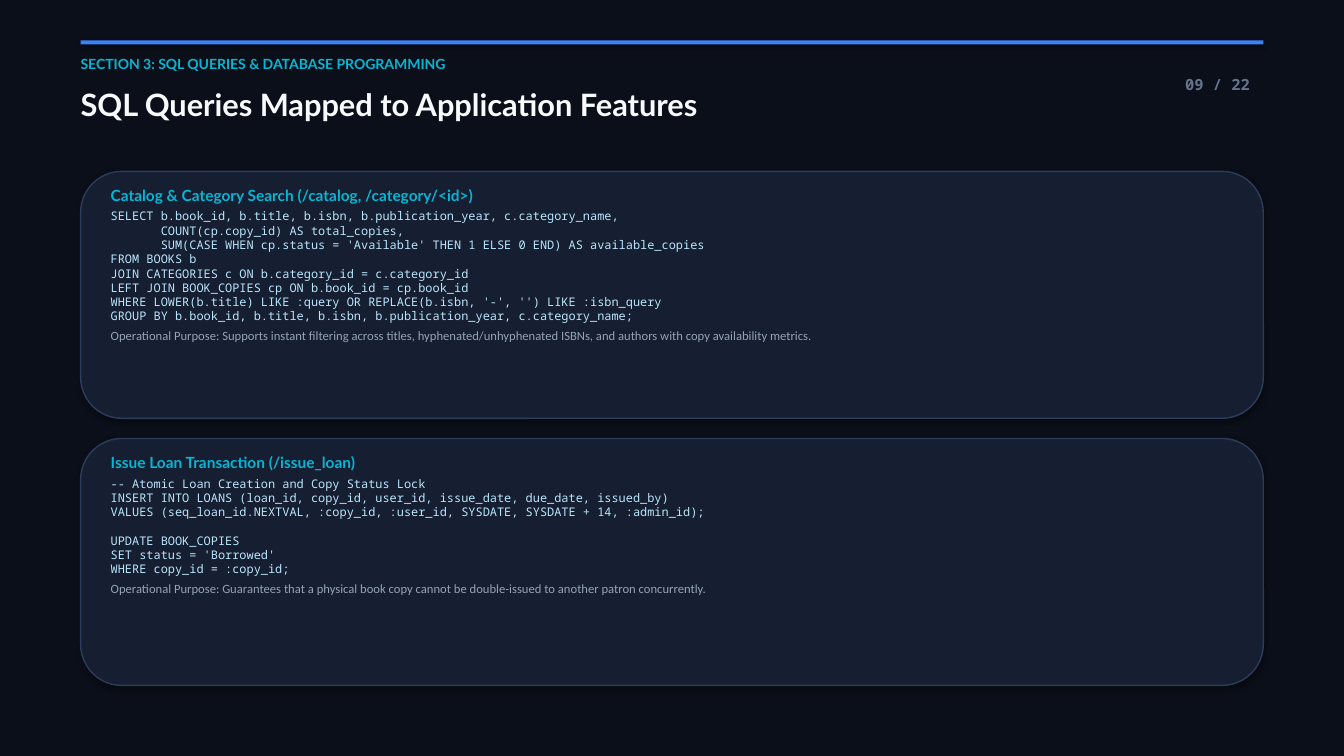
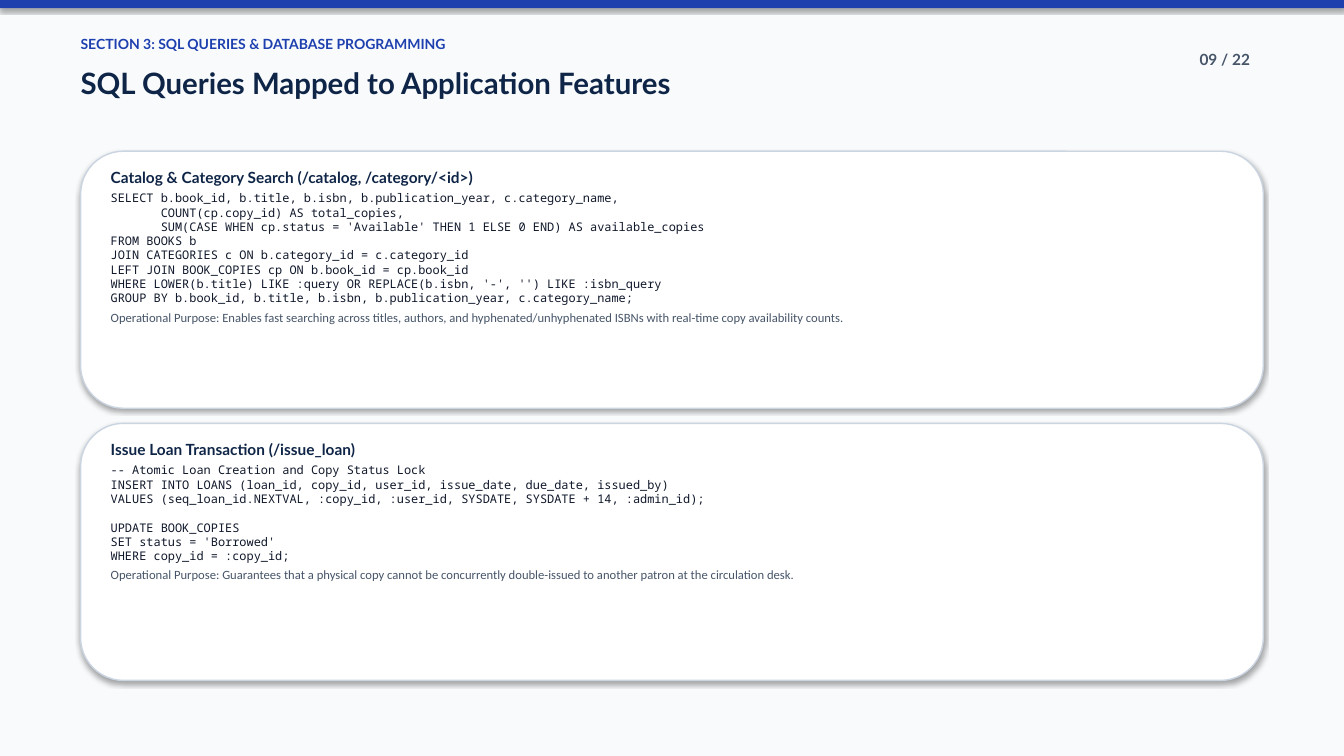
Before and after one commit to Karthi16-png/LIBRARAY-MANAGEMENT-SYSTEM, a slide deck: slide 9 of VITCC_Library_Management_System_Presentation.pptx. Drawn at 1344x756 pixels with LibreOffice and Linux fonts; fonts in the diff are those of the drawing. Boxes give left, top, right and bottom in pixels: in the first picture for what was removed or moved away, otherwise in the second. Text is boxed around its words. In the diff, an @@ line names an element or a change of style, - is before the commit and + after.

Commit message:
style: redesign presentation with clean professional college student academic styling

```diff
--- a/VITCC_Library_Management_System_Presentation.pptx
+++ b/VITCC_Library_Management_System_Presentation.pptx
@@ rectangle at bbox=[0, 0, 1344, 756]: fill #0B0F19 to #F8FAFC @@
@@ rectangle: place and size @@
-rectangle at bbox=[81, 40, 1263, 44]
+rectangle at bbox=[0, 0, 1344, 8]
@@ rectangle at bbox=[0, 0, 1344, 8]: fill #3B82F6 to #1E40AF @@
@@ text "SECTION 3: SQL QUERIES & ...": place and size @@
-text "SECTION 3: SQL QUERIES & ..." at bbox=[81, 59, 446, 71]
+text "SECTION 3: SQL QUERIES & ..." at bbox=[81, 38, 446, 51]
@@ text "SECTION 3: SQL QUERIES & ..." at bbox=[81, 38, 446, 51]: text colour #06B6D4 to #1E40AF @@
@@ text "09 / 22": place and size @@
-text "09 / 22" at bbox=[1185, 79, 1250, 90]
+text "09 / 22" at bbox=[1200, 53, 1250, 65]
@@ text "09 / 22" at bbox=[1200, 53, 1250, 65]: font Noto Sans Mono to Lato, text colour #64748B to #475569 @@
@@ text "SQL Queries Mapped to Application ...": place and size @@
-text "SQL Queries Mapped to Application ..." at bbox=[81, 93, 698, 121]
+text "SQL Queries Mapped to Application ..." at bbox=[81, 72, 670, 99]
@@ text "SQL Queries Mapped to Application ..." at bbox=[81, 72, 670, 99]: size 22 to 21 pt, text colour #F8FAFC to #0F2547 @@
@@ rounded rectangle at bbox=[81, 151, 1263, 408]: fill #161E31 to #FFFFFF; outline #2D3C5A 1 pt to #CBD5E1 1 pt @@
@@ rounded rectangle: place and size @@
-rounded rectangle at bbox=[81, 171, 1263, 418]
+rounded rectangle at bbox=[81, 151, 1263, 408]
@@ text "Catalog & Category Search (/catalog, ...": place and size @@
-text "Catalog & Category Search (/catalog, ..." at bbox=[111, 189, 811, 342]
+text "Catalog & Category Search (/catalog, ..." at bbox=[111, 171, 843, 324]
@@ text at bbox=[111, 171, 704, 305]: text colour #06B6D4 to #0F2547 in "Catalog & Category Search (/catalog, /category/<id>)"; text colour #BAE6FD to #0F172A in "SELECT b.book_id, b.title, b.isbn, b.publication_year, c.cat ..." @@
@@ text at bbox=[111, 313, 843, 324]: text changed; text colour #94A3B8 to #475569 @@
-Operational Purpose: Supports instant filtering across titles, hyphenated/unhyphenated ISBNs, and authors with copy availability metrics.
+Operational Purpose: Enables fast searching across titles, authors, and hyphenated/unhyphenated ISBNs with real-time copy availability counts.
@@ rounded rectangle: place and size @@
-rounded rectangle at bbox=[81, 439, 1263, 686]
+rounded rectangle at bbox=[81, 423, 1263, 681]
@@ rounded rectangle at bbox=[81, 423, 1263, 681]: fill #161E31 to #FFFFFF; outline #2D3C5A 1 pt to #CBD5E1 1 pt @@
@@ text "Issue Loan Transaction (/issue_loan)": place and size @@
-text "Issue Loan Transaction (/issue_loan)" at bbox=[111, 456, 706, 595]
+text "Issue Loan Transaction (/issue_loan)" at bbox=[111, 443, 794, 581]
@@ text at bbox=[111, 443, 705, 563]: text colour #06B6D4 to #0F2547 in "Issue Loan Transaction (/issue_loan)"; text colour #BAE6FD to #0F172A in "-- Atomic Loan Creation and Copy Status ..." @@
@@ text at bbox=[111, 570, 794, 581]: text changed; text colour #94A3B8 to #475569 @@
-Operational Purpose: Guarantees that a physical book copy cannot be double-issued to another patron concurrently.
+Operational Purpose: Guarantees that a physical copy cannot be concurrently double-issued to another patron at the circulation desk.
```
Also in this commit, not shown: 21 other slides changed, 1 other file.
